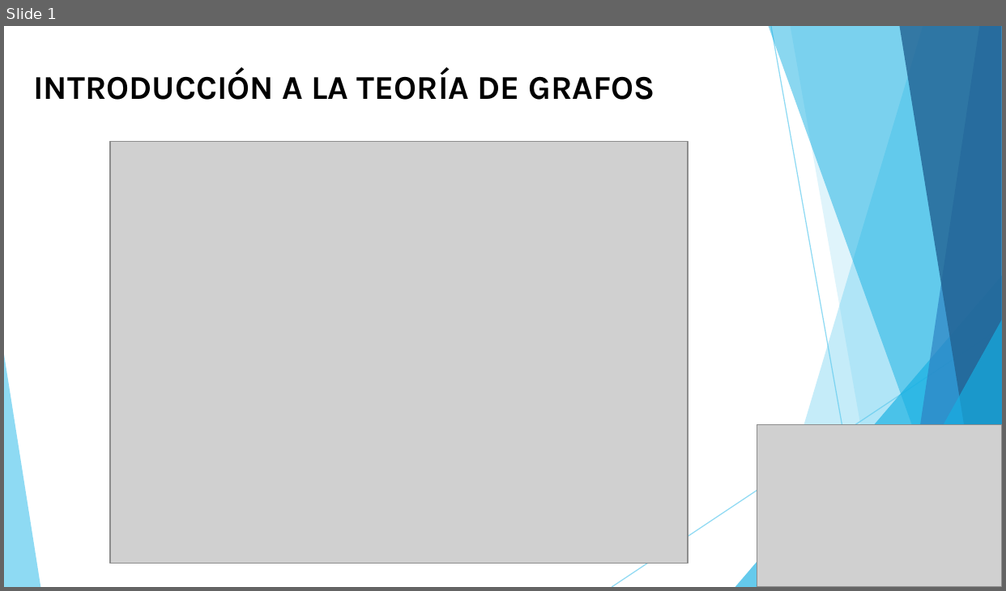
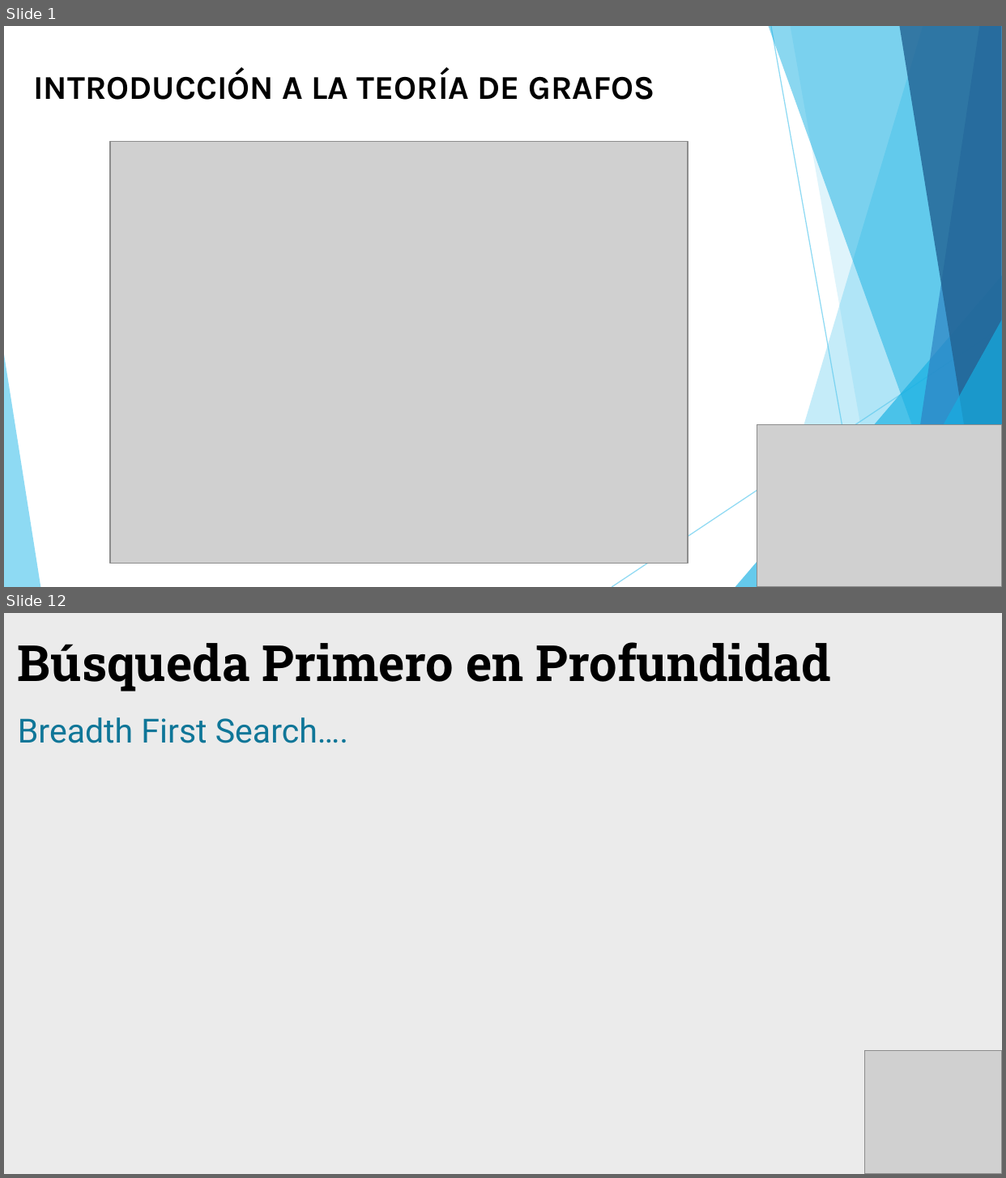
Before and after one commit to Yefri97/Introduction-to-Graph-Theory, a slide deck: PRESENTACIÓN TALLER GRAFOS.pptx. Shown one above the other, each under a label of ours: slide 1 before the commit, slides 1 and 12 after it; the slides between them are not shown. The pictures are 1006x591 and 1006x1178 pixels, drawn with LibreOffice and Linux fonts; fonts in the diff are those of the drawing; grey boxes stand for pictures. Boxes give left, top, right and bottom in pixels: in the first picture for what was removed or moved away, otherwise in the second. Text is boxed around its words. In the diff, an @@ line names an element or a change of style, - is before the commit and + after.

```diff
--- a/PRESENTACIÓN TALLER GRAFOS.pptx
+++ b/PRESENTACIÓN TALLER GRAFOS.pptx
@@ slide 12 added at (4, 613, 1002, 1174), background #EBEBEB @@
@@ text added at (18, 642, 831, 692), 36 pt, text #000000, bold @@
+Búsqueda Primero en Profundidad
@@ text added at (18, 717, 348, 743), 24 pt, text #0F7698 @@
+Breadth First Search….
@@ picture added at (864, 1051, 1002, 1174) @@
```
Also in this commit, not shown: 7 slides changed, 4 other slides added, 1 slide removed.
